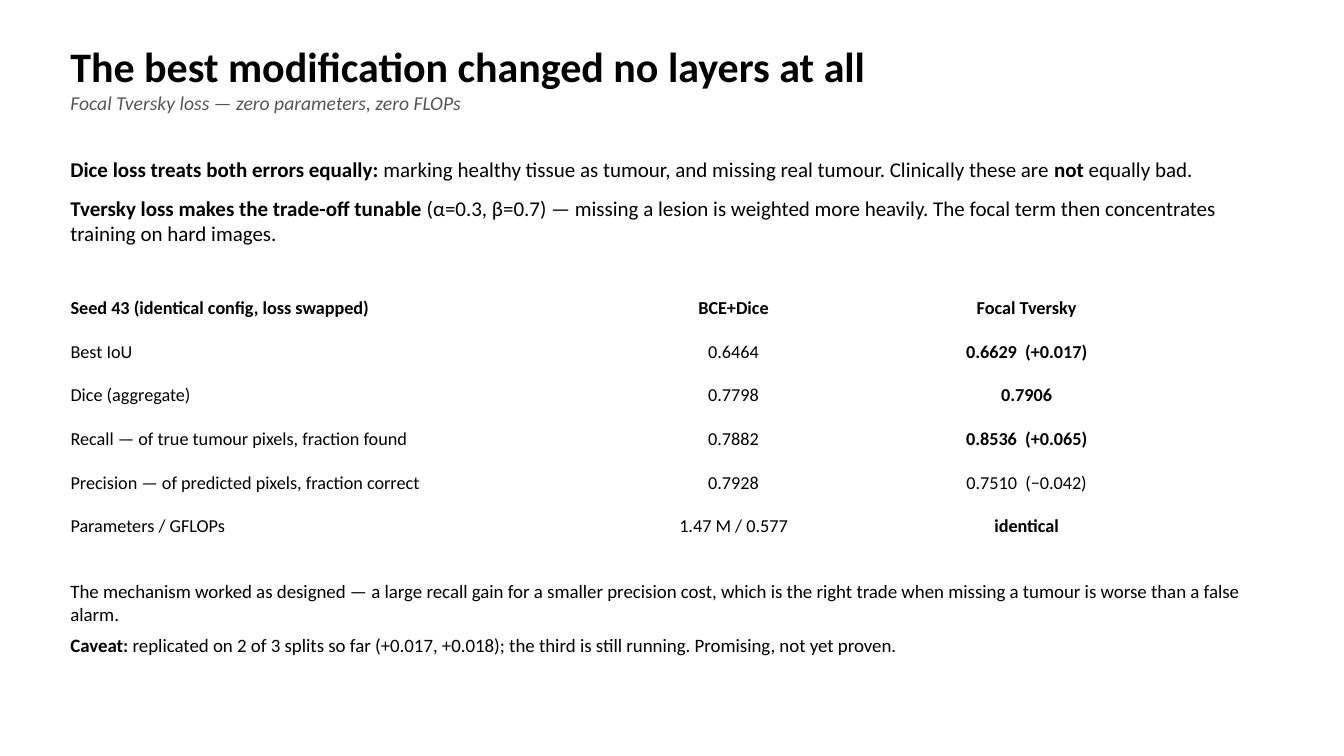
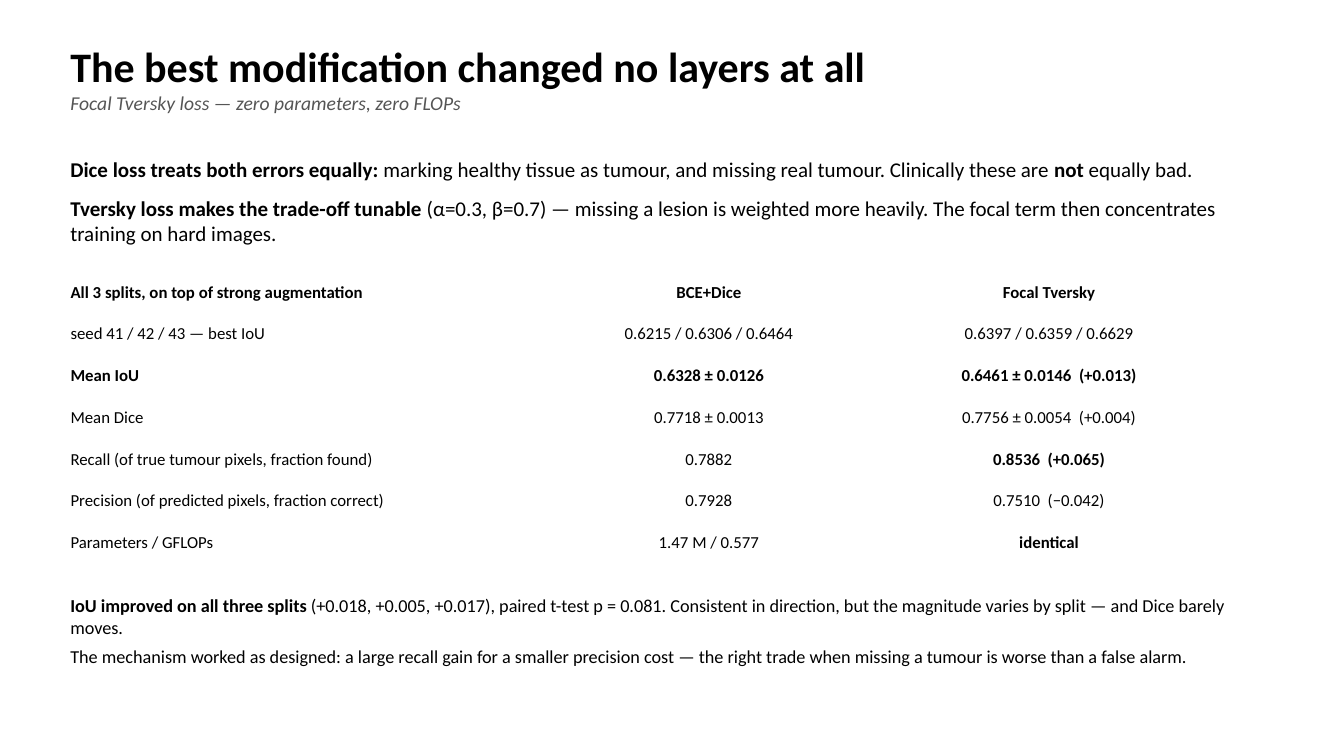
Before and after one commit to DavidShenzi/unext-project, a slide deck: slide 11 of UNeXt_presentation.pptx. Drawn at 1344x756 pixels with LibreOffice and Linux fonts; fonts in the diff are those of the drawing. Boxes give left, top, right and bottom in pixels: in the first picture for what was removed or moved away, otherwise in the second. Text is boxed around its words. In the diff, an @@ line names an element or a change of style, - is before the commit and + after.

```diff
--- a/UNeXt_presentation.pptx
+++ b/UNeXt_presentation.pptx
@@ table at box(60, 277, 1230, 570) @@
-row 1: Seed 43 (identical config, loss swapped) | BCE+Dice | Focal Tversky
-row 2: Best IoU | 0.6464 | 0.6629 (+0.017)
-row 3: Dice (aggregate) | 0.7798 | 0.7906
-row 4: Recall — of true tumour pixels, fraction found | 0.7882 | 0.8536 (+0.065)
-row 5: Precision — of predicted pixels, fraction correct | 0.7928 | 0.7510 (−0.042)
+row 1: All 3 splits, on top of strong augmentation | BCE+Dice | Focal Tversky
+row 2: seed 41 / 42 / 43 — best IoU | 0.6215 / 0.6306 / 0.6464 | 0.6397 / 0.6359 / 0.6629
+row 3: Mean IoU | 0.6328 ± 0.0126 | 0.6461 ± 0.0146 (+0.013)
+row 4: Mean Dice | 0.7718 ± 0.0013 | 0.7756 ± 0.0054 (+0.004)
+row 5: Recall (of true tumour pixels, fraction found) | 0.7882 | 0.8536 (+0.065)
+row 6: Precision (of predicted pixels, fraction correct) | 0.7928 | 0.7510 (−0.042)
@@ table: place and size @@
-table at box(60, 292, 1189, 555)
+table at box(60, 277, 1230, 570)
@@ text at box(70, 599, 1225, 666): text changed; size 13.5 to 13 pt @@
-The mechanism worked as designed — a large recall gain for a smaller precision cost, which is the right trade when missing a tumour is worse than a false alarm.
-Caveat: replicated on 2 of 3 splits so far (+0.017, +0.018); the third is still running. Promising, not yet proven.
+IoU improved on all three splits (+0.018, +0.005, +0.017), paired t-test p = 0.081. Consistent in direction, but the magnitude varies by split — and Dice barely moves.
+The mechanism worked as designed: a large recall gain for a smaller precision cost — the right trade when missing a tumour is worse than a false alarm.
```
Also in this commit, not shown: 2 other slides changed, 2 slides added.
